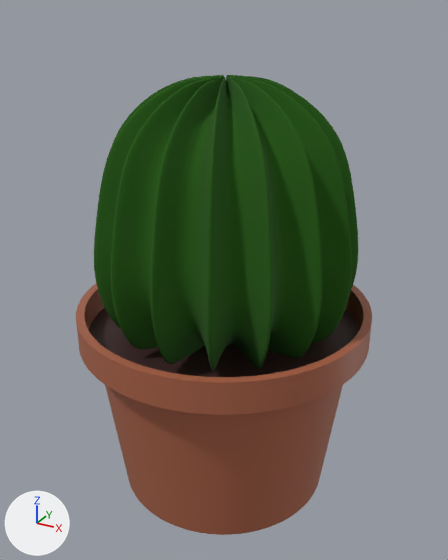
Before and after pictures for a commit that changed the glTF model public/models/cactus/cactus1.gltf.
Rendered twice from a camera (50 mm lens) standing at (2.4, 2.15, 3.71) and looking at (0.09, 6.35, 1.61). Lighting does not change. The marker at lower left points along +X, +Y and +Z. Where no turn or scale is listed for an object, it has been applied to the vertices.

Objects in the first picture: '円柱.002', '円柱.003'.
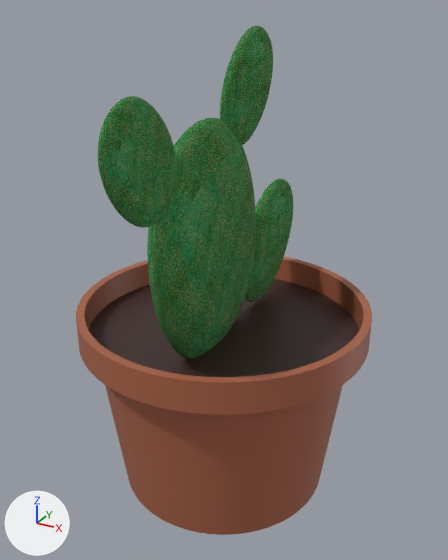
The newer file is also turned or shifted as a whole; pictures and numbers use the older file's frame.

What differs and where, as boxes [x1, y1, x2, y2] in the pictures (448 x 560 px):
'円柱.003', deleted (green): before [94, 75, 358, 371]
'立方体.001', added (green): after [98, 26, 293, 359]

What the commit changed:
Picture 'cactus_texture' (img_cactus_texture) is new.
Material 'マテリアル.003' (mat_マテリアル_003) is new.
Its texture is img_cactus_texture.
Its roughness is 1.0.
Mesh me_立方体_006 is new.
It has 6152 vertices, 12288 faces and spans x -0.22..0.21, y -2.49..0.49, z -0.74..1.91.
It uses material mat_マテリアル_003 (picture img_cactus_texture).
Object '円柱.003' (ob_円柱_003) is deleted.
Object '立方体.001' (ob_立方体_001) is new; it shows me_立方体_006.
Its location is (0.07, 7.239, 1.67).
